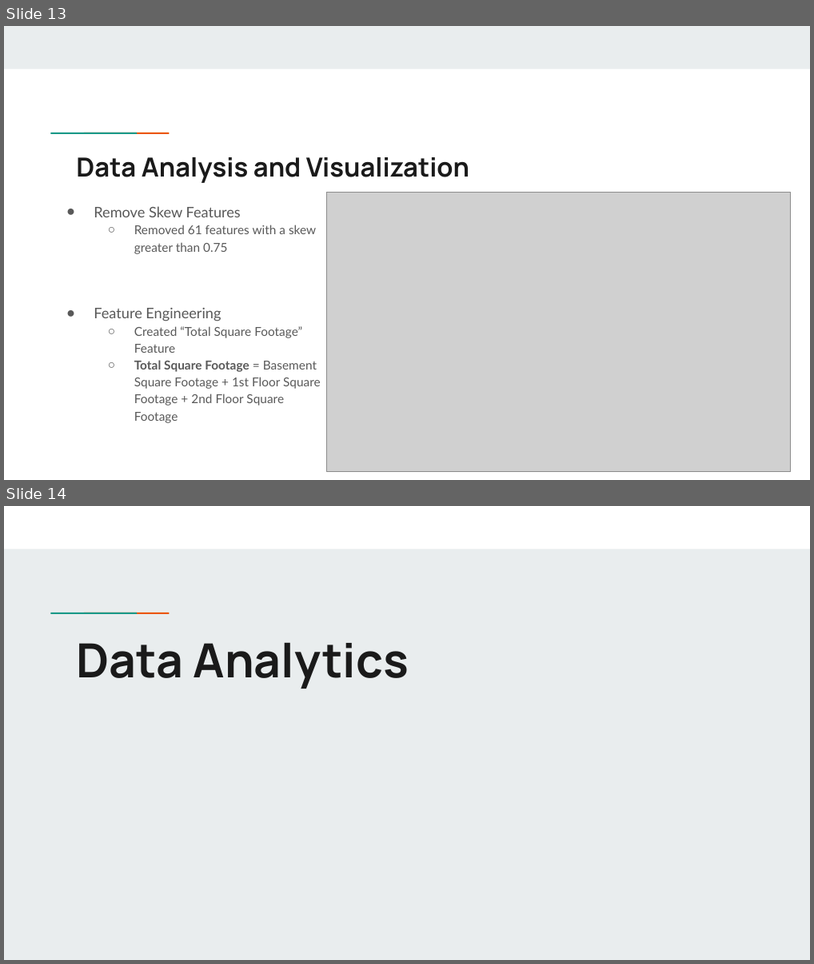
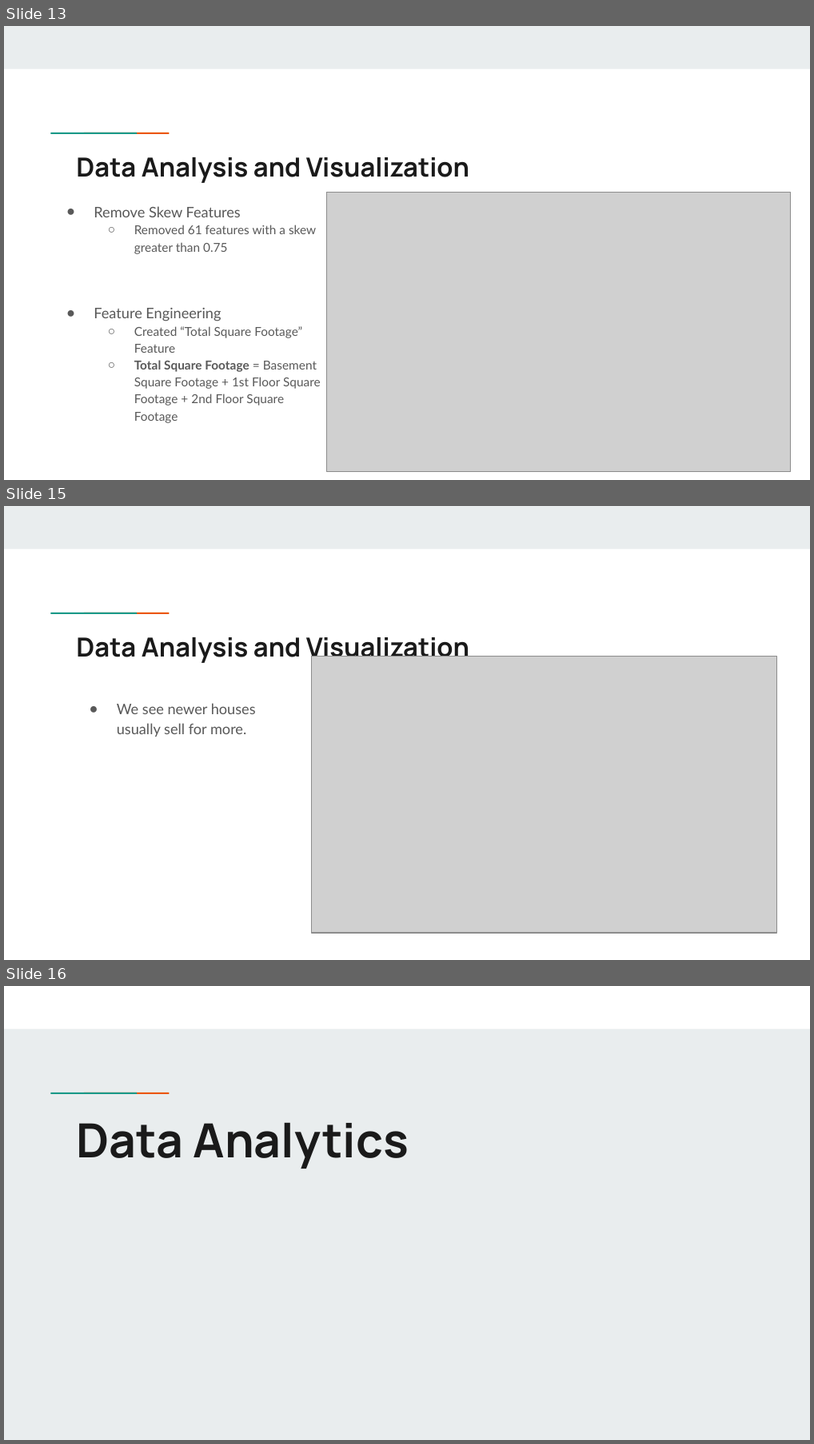
Before and after one commit to dmatlock96/Intro_Data_Science_Final_Project, a slide deck: COMP 494 Example Final Project Presentation.pptx. Shown one above the other, each under a label of ours: slides 13 and 14 before the commit, slides 13, 15 and 16 after it; the slides between them are not shown. The pictures are 814x964 and 814x1444 pixels, drawn with LibreOffice and Linux fonts; fonts in the diff are those of the drawing; grey boxes stand for pictures. Boxes give left, top, right and bottom in pixels: in the first picture for what was removed or moved away, otherwise in the second. Text is boxed around its words. In the diff, an @@ line names an element or a change of style, - is before the commit and + after.

```diff
--- a/COMP 494 Example Final Project Presentation.pptx
+++ b/COMP 494 Example Final Project Presentation.pptx
@@ slide 15 added at box(4, 506, 810, 960), background #FFFFFF; not listed: 3 template elements that a slide beside it also shows @@
@@ title added at box(76, 637, 470, 664), 23.4 pt, text #1A1A1A, bold @@
+Data Analysis and Visualization
@@ picture added at box(312, 656, 778, 932) @@
@@ text added at box(117, 703, 256, 736), 13 pt, text #595959 @@
+● We see newer houses usually sell for more.
@@ what was slide 14 is now slide 16 @@
```
Also in this commit, not shown: 4 slides changed, 5 other slides added, 1 slide removed, 2 other files.
